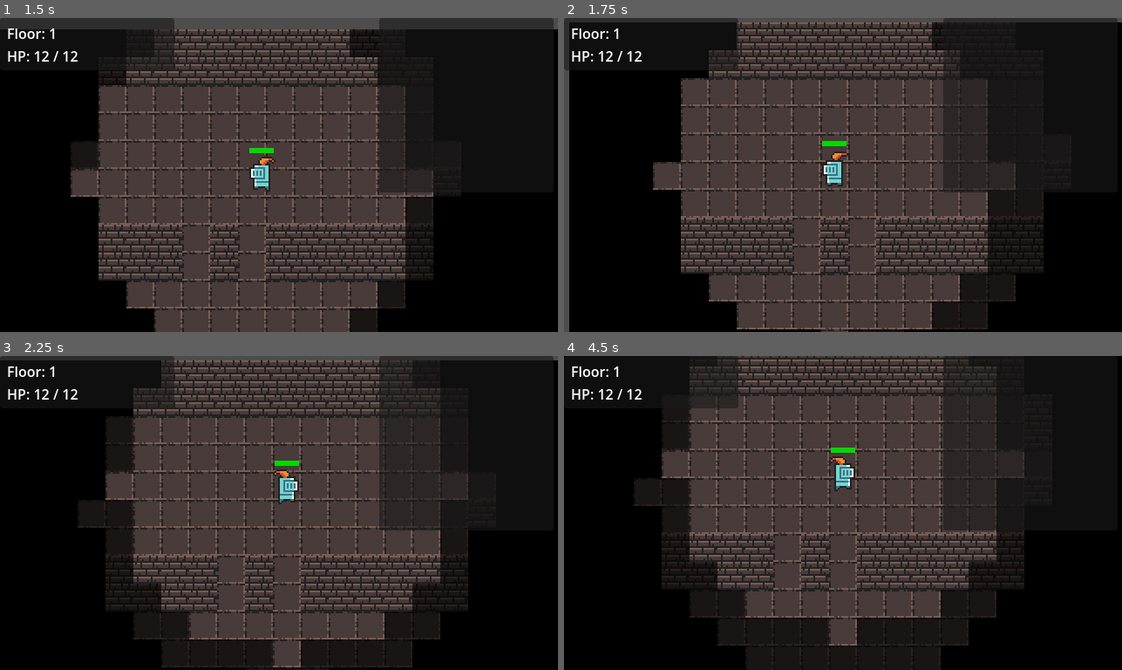
Above: before the commit, frames 1-4 (two rows, left to right).
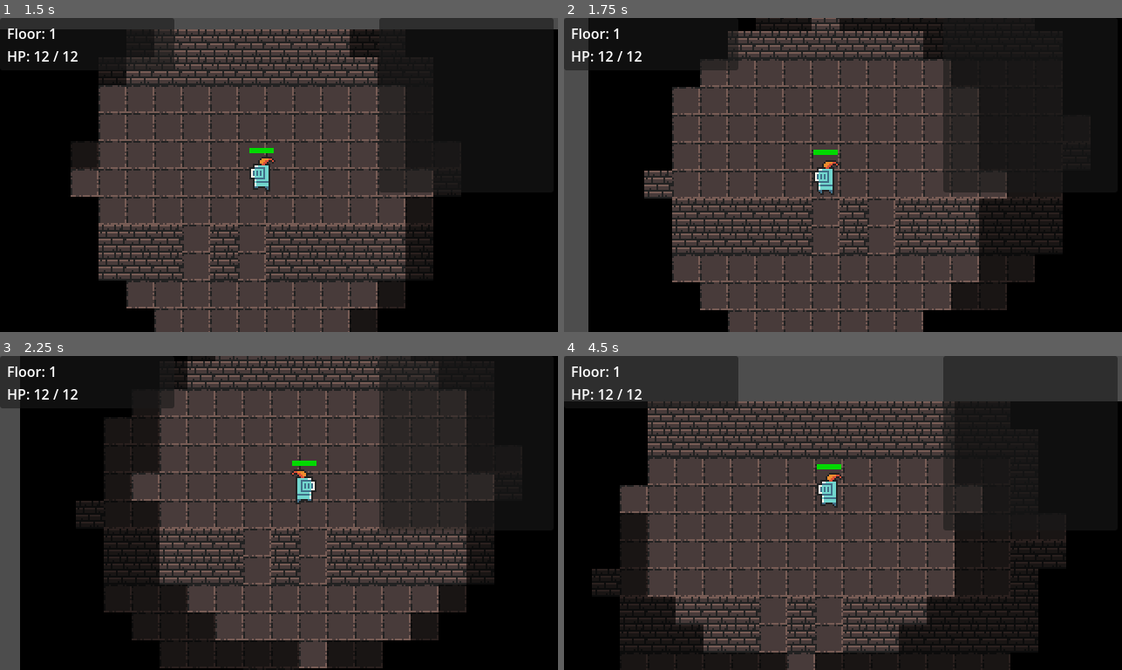
Above: after the commit, the same moments.

Repository: Bacilek/Dragons-in-Dungeons
Game: Godot game, scene res://scenes/main.tscn
The game is run twice, just before and just after one commit, with the same random seed, the same clock (stepped at 60 frames per second) and the same inputs.
Inputs (mouse positions are in pixels of both pictures, inside the frame that each line leads up to):
- Up to frame 1 (1.5 s): tap Enter at 0.5 s; move the mouse to (401, 159) at 0.52 s; hold Right 0.53-1.28 s; tap Q at 0.6 s; click (401, 159) at 0.67 s; tap Space at 0.77, 1.07 s; tap E at 0.8, 1.35 s; move the mouse to (167, 190) at 1.27 s; hold Down from 1.28 s (still down); click (167, 190) at 1.42 s
- Up to frame 2 (1.75 s): keep holding Down; tap Space at 1.52 s; tap Z at 1.55 s
- Up to frame 3 (2.25 s): tap Space at 1.82 s; move the mouse to (334, 443) at 2.02 s; release Down at 2.03 s; hold Right from 2.03 s (still down); tap Z at 2.1 s; click (334, 443) at 2.17 s
- Up to frame 4 (4.5 s): tap C at 2.3, 2.85 s; move the mouse to (815, 575) at 2.77 s; release Right at 2.78 s; hold Up 2.78-3.53 s; click (815, 575) at 2.92 s; tap Space at 3.02, 3.05, 3.32, 3.6, 3.77, 4.07 s; move the mouse to (1010, 560) at 3.52 s; hold Left from 3.53 s (still down); click (1010, 560) at 3.67 s; tap Q at 3.8, 4.35 s; move the mouse to (675, 465) at 4.27 s; click (675, 465) at 4.42 s

Frame 1 is identical in both runs. In frame 2, 29% of the frame differs, in the area x 0-100%, y 0-100%; in frame 3, 26%; in frame 4, 40%.

Commit message:
Add 8-direction diagonal movement and attacks
player: Q/E/Z/C and numpad 7/9/1/3 for diagonals; numpad 8/4/6/2 mirror WASD; KP_5 = wait
enemy: Chebyshev adjacency (max(|dx|,|dy|)==1) covers all 8 neighbors for attack; chase tries diagonal step first before falling back to cardinal; random wander includes 4 diagonal directions
pathfinding: BFS now searches all 8 directions so mouse-click paths use diagonals

Co-Authored-By: Claude Sonnet 4.6 <noreply@anthropic.com>

Diff:
--- a/scripts/entities/enemy.gd
+++ b/scripts/entities/enemy.gd
@@ -58,11 +58,9 @@
 	var dist_sq: int = dx * dx + dy * dy
 
 	if dist_sq <= FOV_RADIUS * FOV_RADIUS:
-		if dist_sq <= 2:
-			var manhattan: int = abs(dx) + abs(dy)
-			if manhattan == 1:
-				_attack_player(player)
-				return
+		if maxi(abs(dx), abs(dy)) == 1:
+			_attack_player(player)
+			return
 		var step: Vector2i = _chase_step(dx, dy)
 		if step != Vector2i.ZERO and _dungeon_floor.is_walkable_for_enemy(grid_pos + step):
 			$AnimatedSprite2D.flip_h = step.x < 0
@@ -71,7 +69,8 @@
 			$AnimatedSprite2D.play("idle")
 			return
 
-	var dirs: Array[Vector2i] = [Vector2i(0,-1), Vector2i(0,1), Vector2i(-1,0), Vector2i(1,0)]
+	var dirs: Array[Vector2i] = [Vector2i(0,-1), Vector2i(0,1), Vector2i(-1,0), Vector2i(1,0),
+			Vector2i(-1,-1), Vector2i(1,-1), Vector2i(-1,1), Vector2i(1,1)]
 	dirs.shuffle()
 	for dir: Vector2i in dirs:
 		var target: Vector2i = grid_pos + dir
@@ -83,18 +82,22 @@
 			return
 
 func _chase_step(dx: int, dy: int) -> Vector2i:
-	var step_x: int = sign(dx)
-	var step_y: int = sign(dy)
+	var sx: int = sign(dx)
+	var sy: int = sign(dy)
+	# Try diagonal first
+	if sx != 0 and sy != 0 and _dungeon_floor.is_walkable_for_enemy(grid_pos + Vector2i(sx, sy)):
+		return Vector2i(sx, sy)
+	# Fall back to primary axis
 	if abs(dx) >= abs(dy):
-		if step_x != 0 and _dungeon_floor.is_walkable_for_enemy(grid_pos + Vector2i(step_x, 0)):
-			return Vector2i(step_x, 0)
-		if step_y != 0 and _dungeon_floor.is_walkable_for_enemy(grid_pos + Vector2i(0, step_y)):
-			return Vector2i(0, step_y)
+		if sx != 0 and _dungeon_floor.is_walkable_for_enemy(grid_pos + Vector2i(sx, 0)):
+			return Vector2i(sx, 0)
+		if sy != 0 and _dungeon_floor.is_walkable_for_enemy(grid_pos + Vector2i(0, sy)):
+			return Vector2i(0, sy)
 	else:
-		if step_y != 0 and _dungeon_floor.is_walkable_for_enemy(grid_pos + Vector2i(0, step_y)):
-			return Vector2i(0, step_y)
-		if step_x != 0 and _dungeon_floor.is_walkable_for_enemy(grid_pos + Vector2i(step_x, 0)):
-			return Vector2i(step_x, 0)
+		if sy != 0 and _dungeon_floor.is_walkable_for_enemy(grid_pos + Vector2i(0, sy)):
+			return Vector2i(0, sy)
+		if sx != 0 and _dungeon_floor.is_walkable_for_enemy(grid_pos + Vector2i(sx, 0)):
+			return Vector2i(sx, 0)
 	return Vector2i.ZERO
 
 func _attack_player(_player: Player) -> void:
--- a/scripts/entities/player.gd
+++ b/scripts/entities/player.gd
@@ -56,12 +56,19 @@
 		_queued_path.clear()
 		if TurnManager.phase != TurnManager.Phase.WAITING_FOR_INPUT:
 			return
+		var dir := Vector2i.ZERO
 		match key.physical_keycode:
-			KEY_UP, KEY_W:         _try_move(Vector2i(0, -1))
-			KEY_DOWN, KEY_S:       _try_move(Vector2i(0, 1))
-			KEY_LEFT, KEY_A:       _try_move(Vector2i(-1, 0))
-			KEY_RIGHT, KEY_D:      _try_move(Vector2i(1, 0))
-			KEY_SPACE, KEY_PERIOD: _wait_action()
+			KEY_UP,    KEY_W, KEY_KP_8: dir = Vector2i(0, -1)
+			KEY_DOWN,  KEY_S, KEY_KP_2: dir = Vector2i(0, 1)
+			KEY_LEFT,  KEY_A, KEY_KP_4: dir = Vector2i(-1, 0)
+			KEY_RIGHT, KEY_D, KEY_KP_6: dir = Vector2i(1, 0)
+			KEY_Q, KEY_KP_7:            dir = Vector2i(-1, -1)
+			KEY_E, KEY_KP_9:            dir = Vector2i(1, -1)
+			KEY_Z, KEY_KP_1:            dir = Vector2i(-1, 1)
+			KEY_C, KEY_KP_3:            dir = Vector2i(1, 1)
+			KEY_SPACE, KEY_PERIOD, KEY_KP_5: _wait_action(); return
+		if dir != Vector2i.ZERO:
+			_try_move(dir)
 
 	elif event is InputEventMouseButton:
 		var mb := event as InputEventMouseButton
--- a/scripts/world/dungeon_floor.gd
+++ b/scripts/world/dungeon_floor.gd
@@ -203,7 +203,8 @@
 	var queue: Array[Vector2i] = [from]
 	var came_from: Dictionary = {}
 	came_from[from] = from
-	var dirs: Array[Vector2i] = [Vector2i(0,-1), Vector2i(0,1), Vector2i(-1,0), Vector2i(1,0)]
+	var dirs: Array[Vector2i] = [Vector2i(0,-1), Vector2i(0,1), Vector2i(-1,0), Vector2i(1,0),
+		Vector2i(-1,-1), Vector2i(1,-1), Vector2i(-1,1), Vector2i(1,1)]
 
 	while not queue.is_empty():
 		var current: Vector2i = queue.pop_front()
